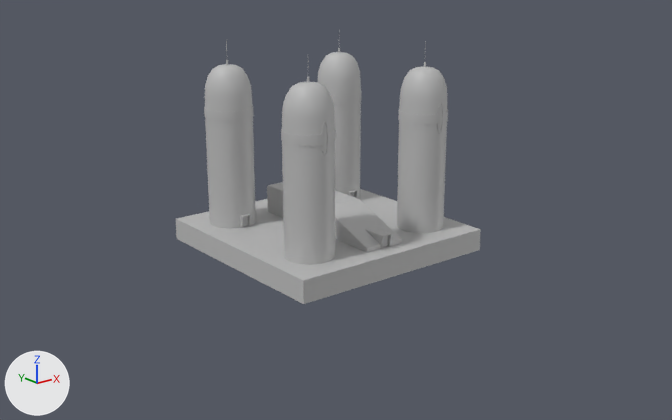
Renders of the FBX model Assets/Prefab/City03.fbx from each side of a commit.
One viewpoint serves both versions: a 50 mm camera at (-7.53, -9.65, 4.02) aimed at (-0.05, -0.29, 0.28). The lights are fixed; the arrows at lower left show +X, +Y and +Z. Where no turn or scale is listed for an object, it has been applied to the vertices.

Script lines for the objects in view, before the commit:
```python
ob_casella = bpy.data.objects.new('casella', me_mesh)
ob_casella.location = (0.0, 0.0, -0.15)
ob_porticina_torre_003 = bpy.data.objects.new('porticina_torre.003', me_mesh_015)
ob_porticina_torre_003.location = (-0.94, 0.56, 0.09)
ob_torre_struttura = bpy.data.objects.new('torre_struttura', me_mesh_007)
ob_torre_struttura.location = (0.96, -0.88, 0.0)
ob_torre_struttura_001 = bpy.data.objects.new('torre_struttura.001', me_mesh_010)
ob_torre_struttura_001.location = (0.96, 0.9, 0.0)
ob_torre_struttura_002 = bpy.data.objects.new('torre_struttura.002', me_mesh_013)
ob_torre_struttura_002.location = (-0.94, -0.88, 0.0)
ob_torre_struttura_003 = bpy.data.objects.new('torre_struttura.003', me_mesh_016)
ob_torre_struttura_003.location = (-0.94, 0.9, 0.0)
# also in view: 'struttura_bassa' at (0.0, -0.14, 0.2)
```
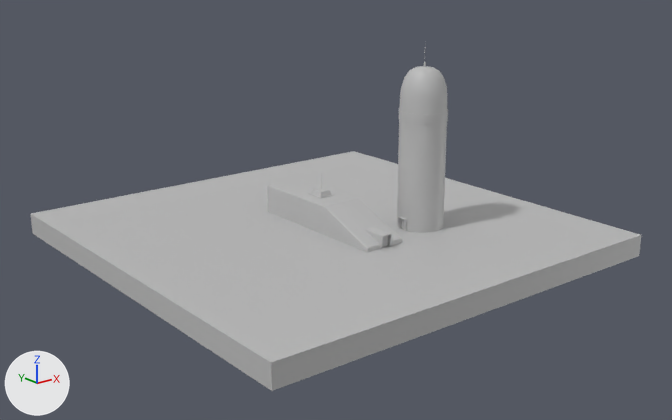
Where the newer file only moved an object's origin or applied its transform, the numbers keep the older frame.

Diff of the bpy script that builds the scene:
```diff
--- a/Assets/Prefab/City03.fbx.py
+++ b/Assets/Prefab/City03.fbx.py
@@ me_mesh @@
 me_mesh.from_pydata(...)  # 8 vertices, 6 faces; spans x -1.5..1.5, y -1.5..1.5, z -0.15..0.15
 # used by ob_casella; location = (0.0, 0.0, -0.15)
+# me_mesh part 1: the whole mesh is scaled about its middle by (2, 2, 1)
 me_mesh.materials.append(mat_lambert1)
@@ ob_torre_struttura_003 @@
-ob_torre_struttura_003 = bpy.data.objects.new('torre_struttura.003', me_mesh_016)
-ob_torre_struttura_003.location = (-0.94, 0.9, 0.0)
@@ ob_porticina_torre_003 @@
-ob_porticina_torre_003 = bpy.data.objects.new('porticina_torre.003', me_mesh_015)
-ob_porticina_torre_003.location = (-0.94, 0.56, 0.09)
@@ ob_torre_struttura_002 @@
-ob_torre_struttura_002 = bpy.data.objects.new('torre_struttura.002', me_mesh_013)
-ob_torre_struttura_002.location = (-0.94, -0.88, 0.0)
@@ ob_torre_struttura_001 @@
-ob_torre_struttura_001 = bpy.data.objects.new('torre_struttura.001', me_mesh_010)
-ob_torre_struttura_001.location = (0.96, 0.9, 0.0)
```

Location of each change, (x1, y1, x2, y2) in pixels of the pictures (672 x 420 px):
'casella', mesh rescaled (100% wider, 108% taller)
    before: (176, 189, 481, 304)
    after: (31, 151, 641, 391)
'torre_struttura.002', deleted
    before: (281, 82, 336, 265)
'torre_struttura.003', deleted
    before: (204, 64, 256, 229)
'torre_struttura.001', deleted
    before: (318, 52, 362, 199)
'porticina_torre.003', deleted
    before: (241, 214, 251, 228)
